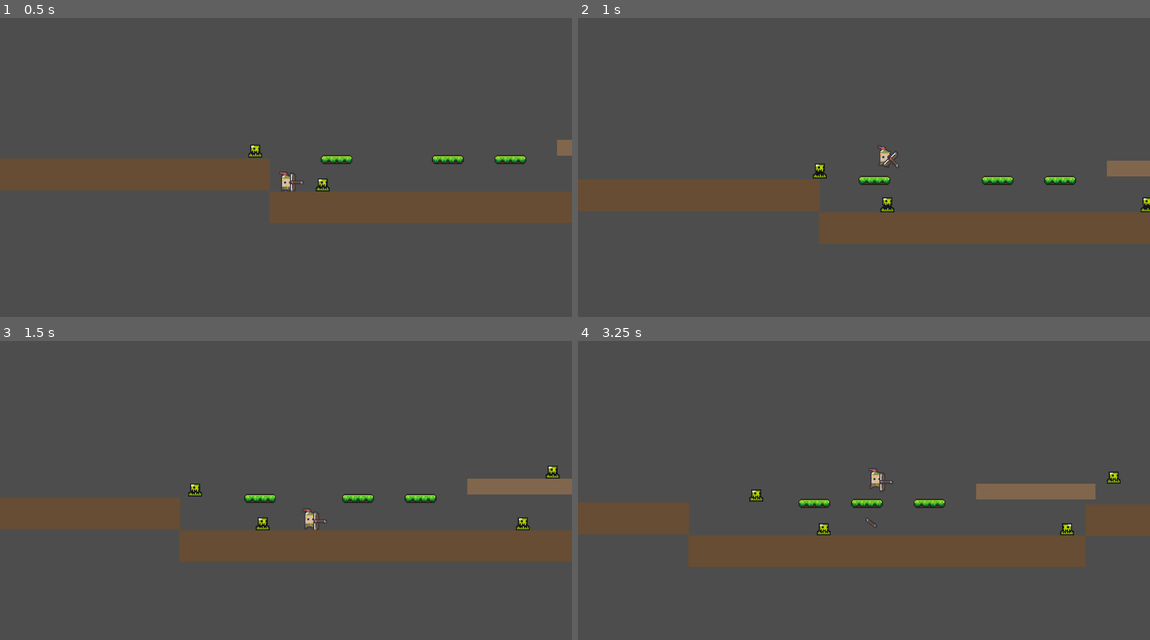
Above: before the commit, frames 1-4 (two rows, left to right).
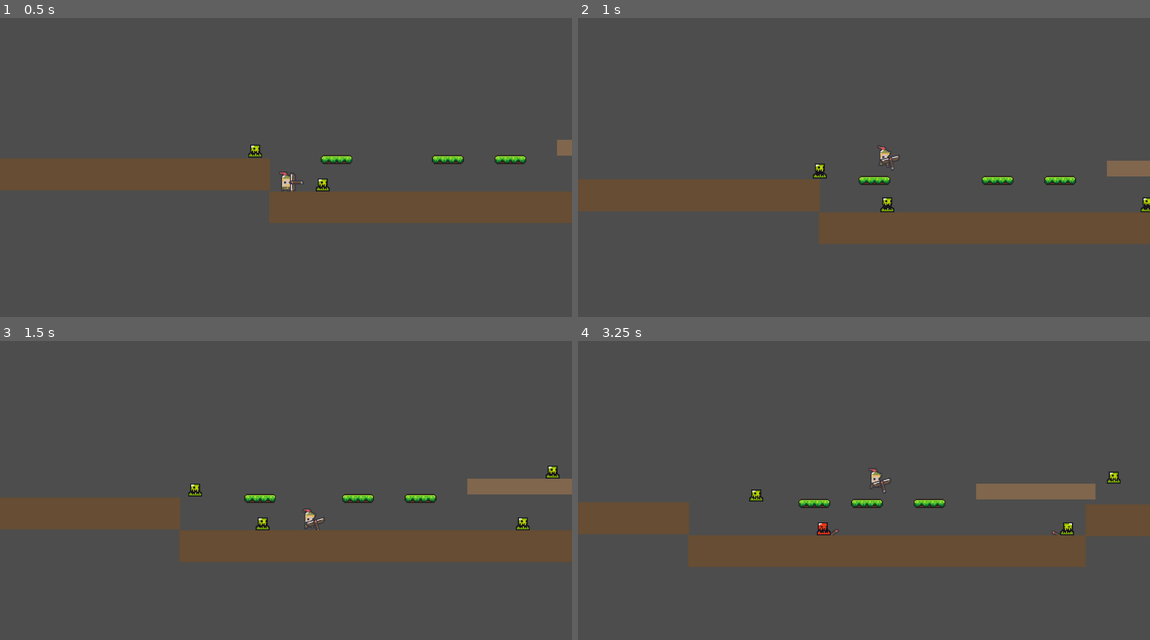
Above: after the commit, the same moments.

Repository: GeorgiStavrev/godot-sidescroller
Game: Godot game, scene res://scenes/Levels/test_robinhood.tscn
Two runs of this game, one before a commit and one after it. Both use one fixed random seed, a clock stepped at 60 frames per second and the inputs below. This scene is started directly instead of the project's main scene.
Inputs:
- Up to frame 1 (0.5 s): no input
- Up to frame 2 (1 s): hold Right (run_right) from 0.53 s (still down); hold Down (aim_down) from 0.53 s (still down); tap Space (jump) at 0.77 s; tap Up (aim_up) at 0.8 s
- Up to frame 3 (1.5 s): keep holding Right (run_right); release Down (aim_down) at 1.28 s; tap Up (aim_up) at 1.35 s
- Up to frame 4 (3.25 s): tap Space (jump) at 1.52, 3.02 s; tap F (shoot) at 1.55, 2.1 s; release Right (run_right) at 2.03 s; hold Left (run_left) 2.03-2.78 s; hold Down (aim_down) 2.03-2.78 s; hold Right (run_right) from 2.78 s (still down); tap Down (aim_down) at 2.85 s; tap Up (aim_up) at 3.05 s

Frame 1 is identical in both runs. In frame 2, less than 0.1% of the frame differs, in the area x 52-57%, y 44-51%; in frame 3, less than 0.1%; in frame 4, 0.2%, in the area x 41-87%, y 44-65%.

Commit message:
improves aim animation, allows for continuous aiming

Diff:
--- a/scenes/Characters/Playable/player_robinHood.tscn
+++ b/scenes/Characters/Playable/player_robinHood.tscn
@@ -130,5 +130,4 @@
 offset_right = 12.0
 offset_bottom = -12.0
 max_value = 1.0
-step = 0.01
 show_percentage = false
--- a/scenes/Weapons/bow.tscn
+++ b/scenes/Weapons/bow.tscn
@@ -1,10 +1,14 @@
-[gd_scene load_steps=13 format=3 uid="uid://djneiph0iypc7"]
+[gd_scene load_steps=14 format=3 uid="uid://djneiph0iypc7"]
 
 [ext_resource type="Script" uid="uid://de641p7nfjqs1" path="res://scripts/Weapons/bow.gd" id="1_bowscript"]
 [ext_resource type="Texture2D" uid="uid://c8m1eun5nhrt0" path="res://assets/sprites/weapons/weapons_.png" id="1_qowxe"]
 [ext_resource type="Texture2D" uid="uid://dygx081ckwy7v" path="res://assets/sprites/weapons/arrow_.png" id="3_arrow"]
 
 [sub_resource type="AtlasTexture" id="AtlasTexture_3tk26"]
+atlas = ExtResource("1_qowxe")
+region = Rect2(12, 0, 12, 24)
+
+[sub_resource type="AtlasTexture" id="AtlasTexture_wi6t8"]
 atlas = ExtResource("1_qowxe")
 region = Rect2(12, 0, 12, 24)
 
@@ -48,6 +52,9 @@
 }, {
 "frames": [{
 "duration": 1.0,
+"texture": SubResource("AtlasTexture_wi6t8")
+}, {
+"duration": 1.0,
 "texture": SubResource("AtlasTexture_0bou8")
 }, {
 "duration": 1.0,
@@ -55,7 +62,7 @@
 }],
 "loop": false,
 "name": &"loaded",
-"speed": 5.0
+"speed": 100.0
 }, {
 "frames": [{
 "duration": 1.0,
--- a/scripts/Characters/Playable/player_robinHood.gd
+++ b/scripts/Characters/Playable/player_robinHood.gd
@@ -16,13 +16,16 @@
 const AIR_ACCELERATION = 400.0
 const AIR_FRICTION = 200.0
 const INERTIA_THRESHOLD = 100.0
-const AIM_ANGLE = 45.0  # Degrees for up/down aiming
+const AIM_SPEED = 240.0  # Degrees per second
+const AIM_ANGLE_MIN = -90.0  # Up angle limit (degrees)
+const AIM_ANGLE_MAX = 90.0  # Down angle limit (degrees)
 const MAX_HEALTH = 100.0
 const MAX_CHARGE_TIME = 1.5  # Seconds to reach full charge
 
 var _facing_right: bool = true
 var _current_weapon: Node = null
 var _aim_direction: Vector2 = Vector2.RIGHT
+var _aim_angle: float = 0.0  # Current aim angle in degrees
 var _charge_start_time: float = 0.0
 var _is_charging: bool = false
 
@@ -38,7 +41,7 @@
 func _physics_process(delta: float) -> void:
 	_apply_gravity(delta)
 	_handle_jump()
-	_update_aim()
+	_update_aim(delta)
 	_handle_shoot()
 
 	var direction := _get_input_direction()
@@ -78,23 +81,25 @@
 	velocity.y = JUMP_VELOCITY_RUNNING if has_momentum else JUMP_VELOCITY
 
 
-func _update_aim() -> void:
+func _update_aim(delta: float) -> void:
 	var horizontal := 1.0 if _facing_right else -1.0
-	var vertical := 0.0
+	var aim_input := 0.0
 
 	if Input.is_action_pressed("aim_up"):
-		vertical = -1.0
+		aim_input = -1.0
 	elif Input.is_action_pressed("aim_down"):
-		vertical = 1.0
-
-	if vertical != 0.0:
-		var angle_rad := deg_to_rad(AIM_ANGLE) * vertical
-		# Invert rotation when facing left
-		if not _facing_right:
-			angle_rad = -angle_rad
-		_aim_direction = Vector2(horizontal, 0).rotated(angle_rad)
-	else:
-		_aim_direction = Vector2(horizontal, 0)
+		aim_input = 1.0
+
+	# Continuously move aim angle while holding up/down
+	if aim_input != 0.0:
+		_aim_angle += aim_input * AIM_SPEED * delta
+		_aim_angle = clampf(_aim_angle, AIM_ANGLE_MIN, AIM_ANGLE_MAX)
+
+	var angle_rad := deg_to_rad(_aim_angle)
+	# Invert rotation when facing left
+	if not _facing_right:
+		angle_rad = -angle_rad
+	_aim_direction = Vector2(horizontal, 0).rotated(angle_rad)
 
 
 func _handle_shoot() -> void:
--- a/scripts/Weapons/arrow.gd
+++ b/scripts/Weapons/arrow.gd
@@ -47,11 +47,12 @@
 func _on_body_entered(body: Node2D) -> void:
 	if _has_stopped:
 		return
-	_has_collided = true
 
 	# Ignore the player
 	if body.is_in_group("player"):
 		return
+
+	_has_collided = true
 
 	# Only deal damage if moving fast enough
 	if linear_velocity.length() < MIN_SPEED_TO_DAMAGE:
--- a/scripts/Weapons/bow.gd
+++ b/scripts/Weapons/bow.gd
@@ -5,23 +5,32 @@
 @onready var nocked_arrow: Sprite2D = $NockedArrow
 
 const ARROW_SCENE = preload("res://scenes/Weapons/arrow.tscn")
+const DRAW_OFFSET = 3.0  # How far back the arrow moves when drawn (in pixels)
+
+var _nocked_arrow_base_x: float = 0.0
+var _is_drawn: bool = false
 
 
 func _ready() -> void:
 	if sprite:
 		sprite.animation_finished.connect(_on_animation_finished)
+	if nocked_arrow:
+		_nocked_arrow_base_x = abs(nocked_arrow.position.x)
 
 
 func start_charge() -> void:
+	nocked_arrow.visible = true
+	_is_drawn = true
 	if sprite:
-		sprite.play("charge")
+		sprite.play("loaded")
 
 
 func shoot(
 	direction: Vector2, shooter_velocity: Vector2 = Vector2.ZERO, charge_ratio: float = 1.0
 ) -> void:
+	_is_drawn = false
 	if sprite:
-		sprite.play("shoot")
+		sprite.play("shoot_from_loaded")
 	if nocked_arrow:
 		nocked_arrow.visible = false
 
@@ -43,7 +52,10 @@
 		)
 	if nocked_arrow:
 		nocked_arrow.flip_v = flip_h
-		nocked_arrow.position.x = arrow_spawn.position.x
+		var dir := -1.0 if flip_h else 1.0
+		var base_pos := dir * _nocked_arrow_base_x
+		var drawn_offset := -dir * DRAW_OFFSET if _is_drawn else 0.0
+		nocked_arrow.position.x = base_pos + drawn_offset
 
 
 func set_aim(direction: Vector2) -> void:
